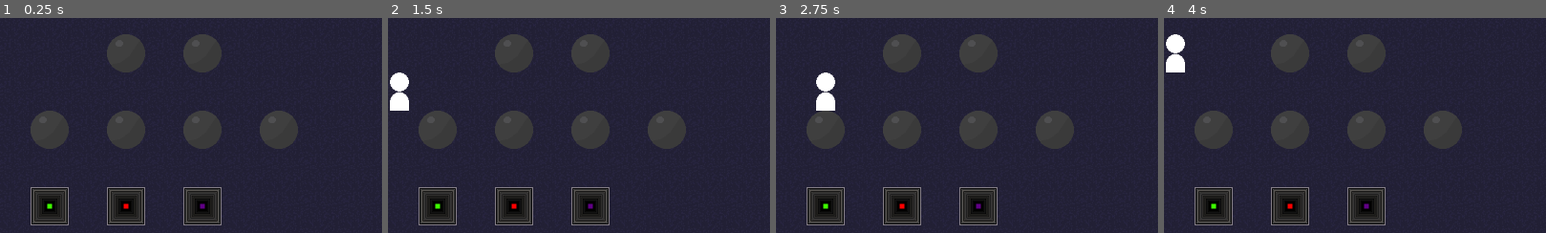
Above: before the commit, frames 1-4 (left to right).
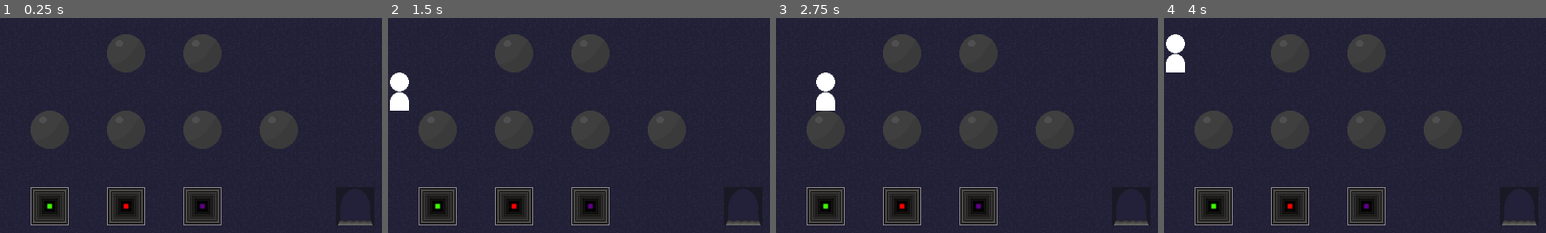
Above: after the commit, the same moments.

Repository: youssefevan/kickoff-jam-fall-2023
Game: Godot game, scene res://scenes/world_grid.tscn
The game is run twice, just before and just after one commit, with the same random seed, the same clock (stepped at 60 frames per second) and the same inputs.
Inputs:
- Up to frame 1 (0.25 s): no input
- Up to frame 2 (1.5 s): tap Enter at 0.5 s; hold D (right) 0.53-1.28 s; tap Space at 1.25 s; hold S (down) from 1.28 s (still down)
- Up to frame 3 (2.75 s): tap Enter at 2 s; release S (down) at 2.03 s; hold D (right) from 2.03 s (still down)
- Up to frame 4 (4 s): tap Space at 2.75 s; release D (right) at 2.78 s; hold W (up) 2.78-3.53 s; tap Enter at 3.5 s; hold A (left) from 3.53 s (still down)
The pictures show only the part of the screen within x 31-81%, y 23-73%; the shares and areas given below are measured in that part.

The runs differ from the first frame. In frame 1, 0.2% of the frame differs, in the area x 88-98%, y 78-97%; in frame 2, 0.2%; in frame 3, 0.2%; in frame 4, 0.2%.

Commit message:
exit collisions

Diff:
--- a/KickoffJamFall2023/project.godot
+++ b/KickoffJamFall2023/project.godot
@@ -55,6 +55,7 @@
 2d_physics/layer_3="Pushable"
 2d_physics/layer_4="PuzzleTile"
 2d_physics/layer_5="Pit"
+2d_physics/layer_6="Exit"
 
 [rendering]
 
--- a/KickoffJamFall2023/scenes/boulder_grid.tscn
+++ b/KickoffJamFall2023/scenes/boulder_grid.tscn
@@ -8,7 +8,7 @@
 
 [node name="BoulderGrid" type="Area2D"]
 collision_layer = 4
-collision_mask = 23
+collision_mask = 55
 script = ExtResource("1_s66uq")
 type = "Boulder"
 
@@ -19,5 +19,5 @@
 shape = SubResource("RectangleShape2D_ully6")
 
 [node name="PhysicsRay" type="RayCast2D" parent="."]
-collision_mask = 7
+collision_mask = 39
 collide_with_areas = true
--- a/KickoffJamFall2023/scenes/exit.tscn
+++ b/KickoffJamFall2023/scenes/exit.tscn
@@ -6,6 +6,8 @@
 size = Vector2(16, 16)
 
 [node name="Exit" type="Area2D"]
+collision_layer = 32
+collision_mask = 6
 
 [node name="Sprite" type="Sprite2D" parent="."]
 texture = ExtResource("1_pcu5u")
--- a/KickoffJamFall2023/scenes/player_grid.tscn
+++ b/KickoffJamFall2023/scenes/player_grid.tscn
@@ -9,7 +9,7 @@
 
 [node name="PlayerGrid" type="Area2D"]
 collision_layer = 2
-collision_mask = 21
+collision_mask = 53
 script = ExtResource("1_nkxc1")
 
 [node name="Sprite" type="Sprite2D" parent="."]
--- a/KickoffJamFall2023/scenes/world_grid.tscn
+++ b/KickoffJamFall2023/scenes/world_grid.tscn
@@ -1,9 +1,10 @@
-[gd_scene load_steps=6 format=3 uid="uid://vkcmqy6a3fvx"]
+[gd_scene load_steps=7 format=3 uid="uid://vkcmqy6a3fvx"]
 
 [ext_resource type="PackedScene" uid="uid://xkm7yrbouirx" path="res://scenes/player_grid.tscn" id="1_sqhh3"]
 [ext_resource type="PackedScene" uid="uid://in17ywkbxbmc" path="res://scenes/tile_map.tscn" id="2_64l1k"]
 [ext_resource type="PackedScene" uid="uid://lapt7kiatri8" path="res://scenes/boulder_grid.tscn" id="3_0cos2"]
 [ext_resource type="PackedScene" uid="uid://cn75vhws468m5" path="res://scenes/torch.tscn" id="4_s67g7"]
+[ext_resource type="PackedScene" uid="uid://di7mevuen2v4a" path="res://scenes/exit.tscn" id="6_kgiha"]
 [ext_resource type="PackedScene" uid="uid://x61xkbqe2tmk" path="res://scenes/pit.tscn" id="7_owveo"]
 
 [node name="WorldGrid" type="Node2D"]
@@ -46,3 +47,6 @@
 [node name="Pit3" parent="." instance=ExtResource("7_owveo")]
 position = Vector2(736, 480)
 capacity = 3
+
+[node name="Exit" parent="." instance=ExtResource("6_kgiha")]
+position = Vector2(992, 480)
--- a/KickoffJamFall2023/scripts/player_grid.gd
+++ b/KickoffJamFall2023/scripts/player_grid.gd
@@ -24,6 +24,8 @@
 	if area is Pit:
 		if area.current_boulders != area.capacity:
 			kill()
+	elif area.get_collision_layer_value(6):
+		print("exit")
 
 func kill():
 	call_deferred("queue_free")
